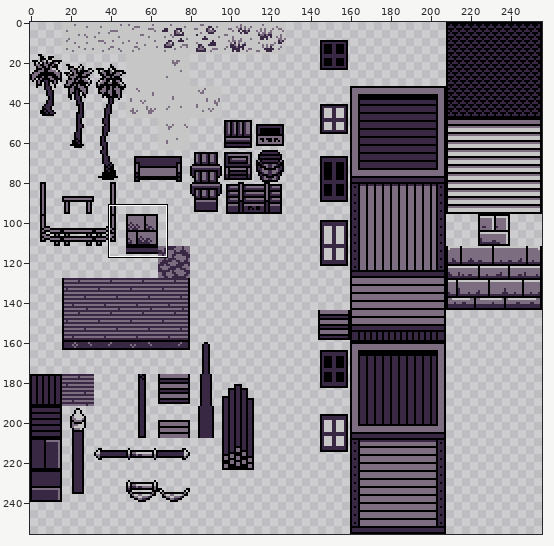
Pixel-art file: Art/Tilesets/First Stage/Beach.aseprite. The first picture is a wide view before the edit; the outline marks the close-up.
Close-up. Before the commit:
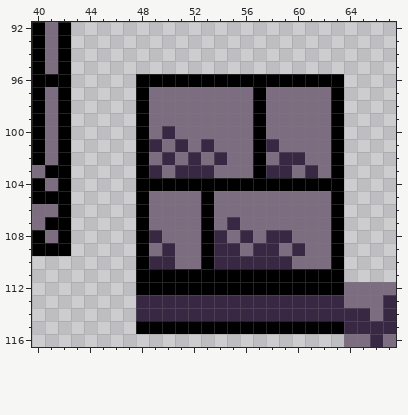
256x256 pixels, 1 frame. Shown: x 40..67, y 92..116.
Once edited:
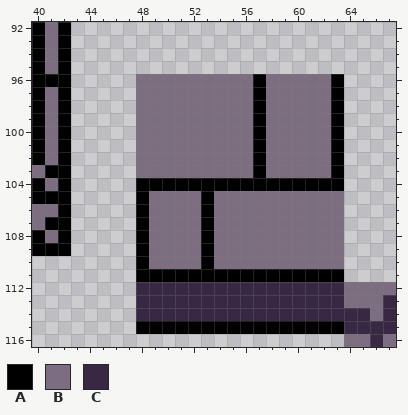
Palette (. is transparent): A #000000  B #7c6d80  C #382843
The exact change:
Changed rows in their new state; - is an unchanged pixel.
first column x 48:
 96 BBBBBBBBB-BBBBB-
 97 B---------------
 98 B---------------
 99 B---------------
100 B-B-------------
101 BB-B-B----B-----
102 B-B-B-B----BB---
103 BB-BBB----BB-B--
105 ---------------B
106 ---------------B
107 -------B-------B
108 -B----B-B-BB---B
109 --B---BB-BB-B--B
110 -BB---BBBBBB---B
112 CCCCCCCCCCCCCCCC
Boxes around the changes in both close-ups, in picture pixels (x1, y1, x2, y2):
changed: (136, 74, 344, 295)
